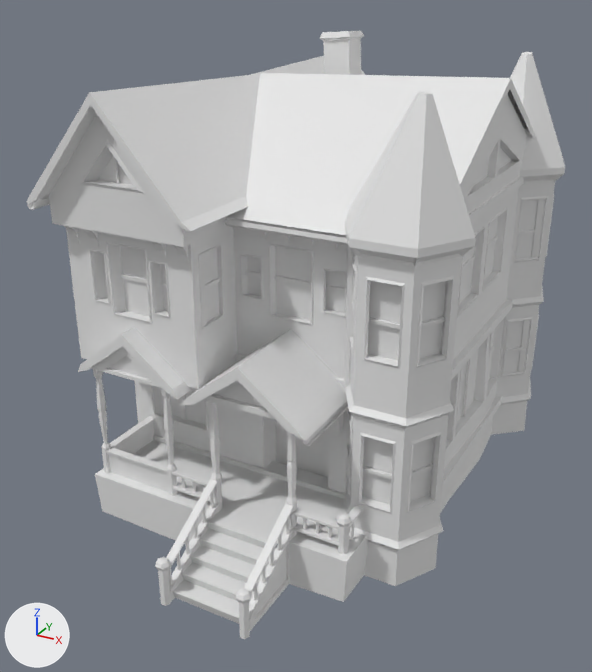
An edit to the FBX model Assets/3dobjects/house/house.fbx, drawn before and after from the same camera.
Both versions are drawn from a 50 mm camera at (1.58, -3.16, 0.86) aimed at (0.0, -0.3, -0.58). Every picture has the same lights, and +X, +Y and +Z are marked at lower left. Mesh edges are drawn as thin lines on the coarser meshes. Where no turn or scale is listed for an object, it has been applied to the vertices.

The older version as bpy lines, for what is in view:
```python
me_cube_062 = bpy.data.meshes.new('Cube.062')
me_cube_062.from_pydata(...)  # 3660 vertices, 2828 faces; spans x -1.16..0.48, y -0.6..1.69, z -0.63..1.31
# faces by material slot: [673, 516, 96, 44, 1280, 24, 195]
me_cube_062.materials.append(mat_wood)  # white #e7e7e7
me_cube_062.materials.append(mat_material_003)  # white #e7e7e7
me_cube_062.materials.append(mat_roof)  # white #e7e7e7
me_cube_062.materials.append(mat_glass)  # white #e7e7e7
me_cube_062.materials.append(mat_tikas)  # white #e7e7e7
me_cube_062.materials.append(mat_material_002)  # white #e7e7e7
me_cube_062.materials.append(mat_metal)  # white #e7e7e7
ob_cube_025 = bpy.data.objects.new('Cube.025', me_cube_062)
ob_cube_025.location = (0.38, -0.69, -0.67)
```
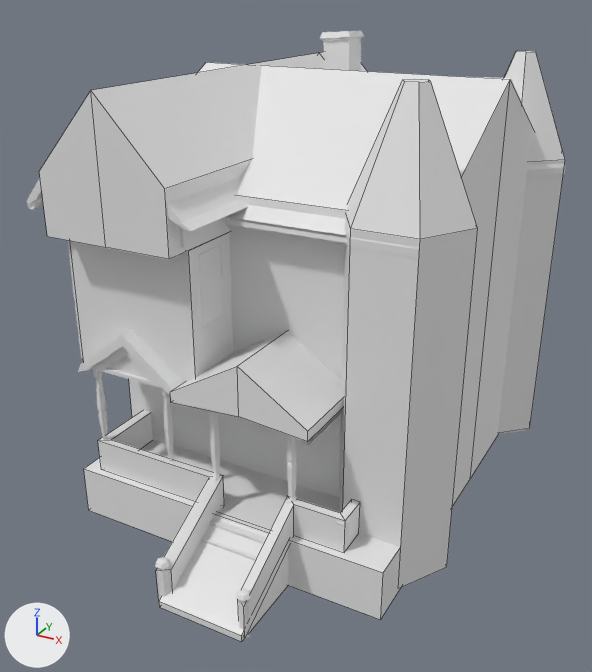
Location of each change, [x1, y1, x2, y2] in pixels of the pictures (592 x 672 px):
```json
{"object": "Cube.033", "change": "added", "after": [39, 51, 565, 642]}
{"object": "Cube.025", "change": "unchanged, covered by the edit", "before": [26, 31, 565, 639], "after": [26, 31, 565, 639]}
```

Edits to the scene script, one JSON object a line:
```json
{"op": "add", "block": "mat_collision", "code": ["mat_collision = principled_material('collision')", "mat_collision.base_color = (0.8, 0.8, 0.8)  # white #e7e7e7", "mat_collision.roughness = 0.553"]}
{"op": "add", "block": "me_collisionmap", "code": ["me_collisionmap = bpy.data.meshes.new('Collisionmap')", "me_collisionmap.from_pydata(...)  # 140 vertices, 116 faces; spans x -0.82..0.71, y -0.53..1.77, z -0.79..1.06", "me_collisionmap.materials.append(mat_collision)  # white #e7e7e7"]}
{"op": "add", "block": "ob_cube_033", "code": ["ob_cube_033 = bpy.data.objects.new('Cube.033', me_collisionmap)", "ob_cube_033.location = (0.147, -0.772, -0.507)"]}
```
